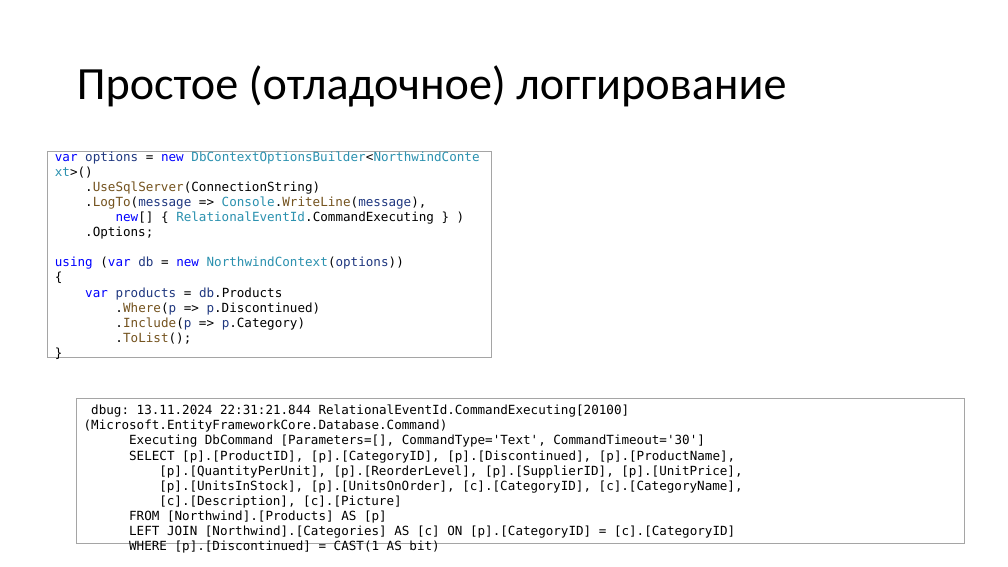
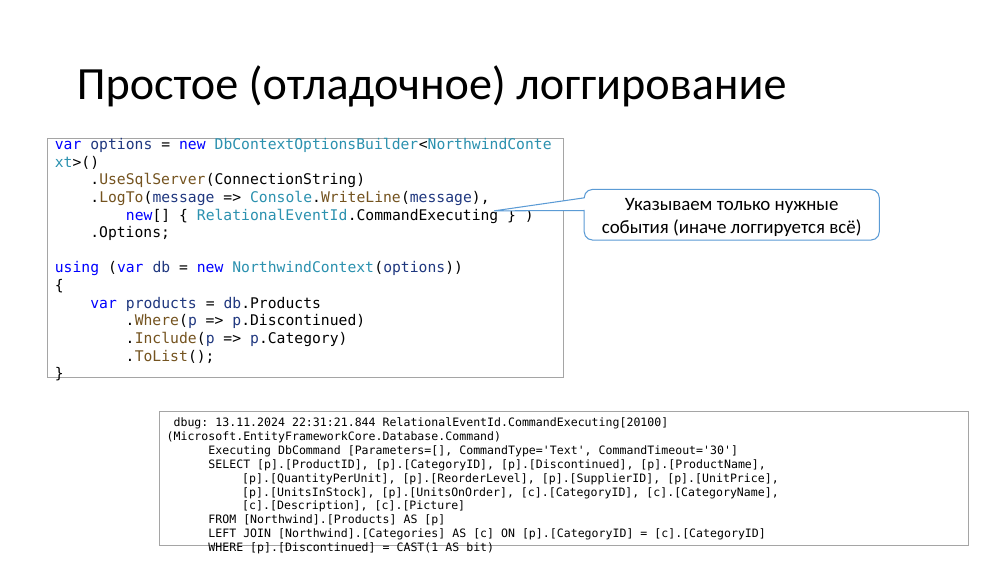
Before and after one commit to MihailRomanov/asp_net_course_2024, a slide deck: slide 61 of Modules/02. Some standard libraries/02. ADO.Net and ORMs/04. EF Core.pptx. Drawn at 1008x567 pixels with LibreOffice and Linux fonts; fonts in the diff are those of the drawing. Boxes give left, top, right and bottom in pixels: in the first picture for what was removed or moved away, otherwise in the second. Text is boxed around its words. In the diff, an @@ line names an element or a change of style, - is before the commit and + after.

```diff
--- a/Modules/02. Some standard libraries/02. ADO.Net and ORMs/04. EF Core.pptx
+++ b/Modules/02. Some standard libraries/02. ADO.Net and ORMs/04. EF Core.pptx
@@ rectangle "var options = new DbContextOptionsBuilder<NorthwindContext>( ...": place and size @@
-rectangle "var options = new DbContextOptionsBuilder<NorthwindContext>( ..." at box(48, 151, 492, 358)
+rectangle "var options = new DbContextOptionsBuilder<NorthwindContext>( ..." at box(48, 138, 564, 377)
@@ rectangle "var options = new DbContextOptionsBuilder<NorthwindContext>( ..." at box(48, 138, 564, 377): size 12 to 14 pt @@
@@ rounded speech box added at box(585, 190, 879, 240), fill #FFFFFF, outline #5B9BD5 1 pt, 18 pt, text #000000 @@
+Указываем только нужные события (иначе логгируется всё)
@@ rectangle "dbug: 13.11.2024 22:31:21.844 RelationalEventId.CommandExecu ...": place and size @@
-rectangle "dbug: 13.11.2024 22:31:21.844 RelationalEventId.CommandExecu ..." at box(76, 399, 965, 544)
+rectangle "dbug: 13.11.2024 22:31:21.844 RelationalEventId.CommandExecu ..." at box(160, 411, 969, 545)
@@ rectangle "dbug: 13.11.2024 22:31:21.844 RelationalEventId.CommandExecu ..." at box(160, 411, 969, 545): size 12 to 11 pt @@
```
Also in this commit, not shown: 17 other slides changed.
